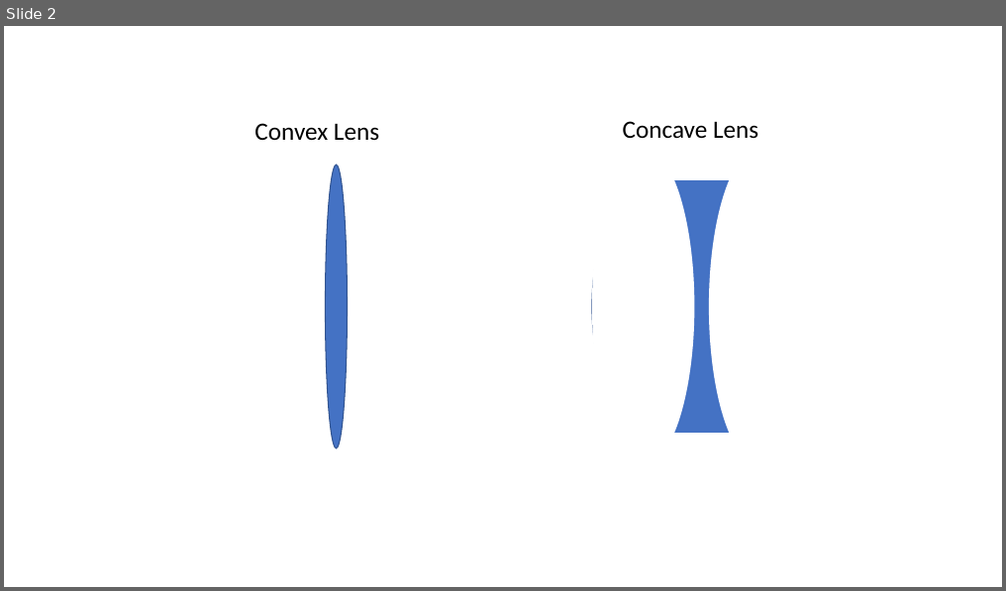
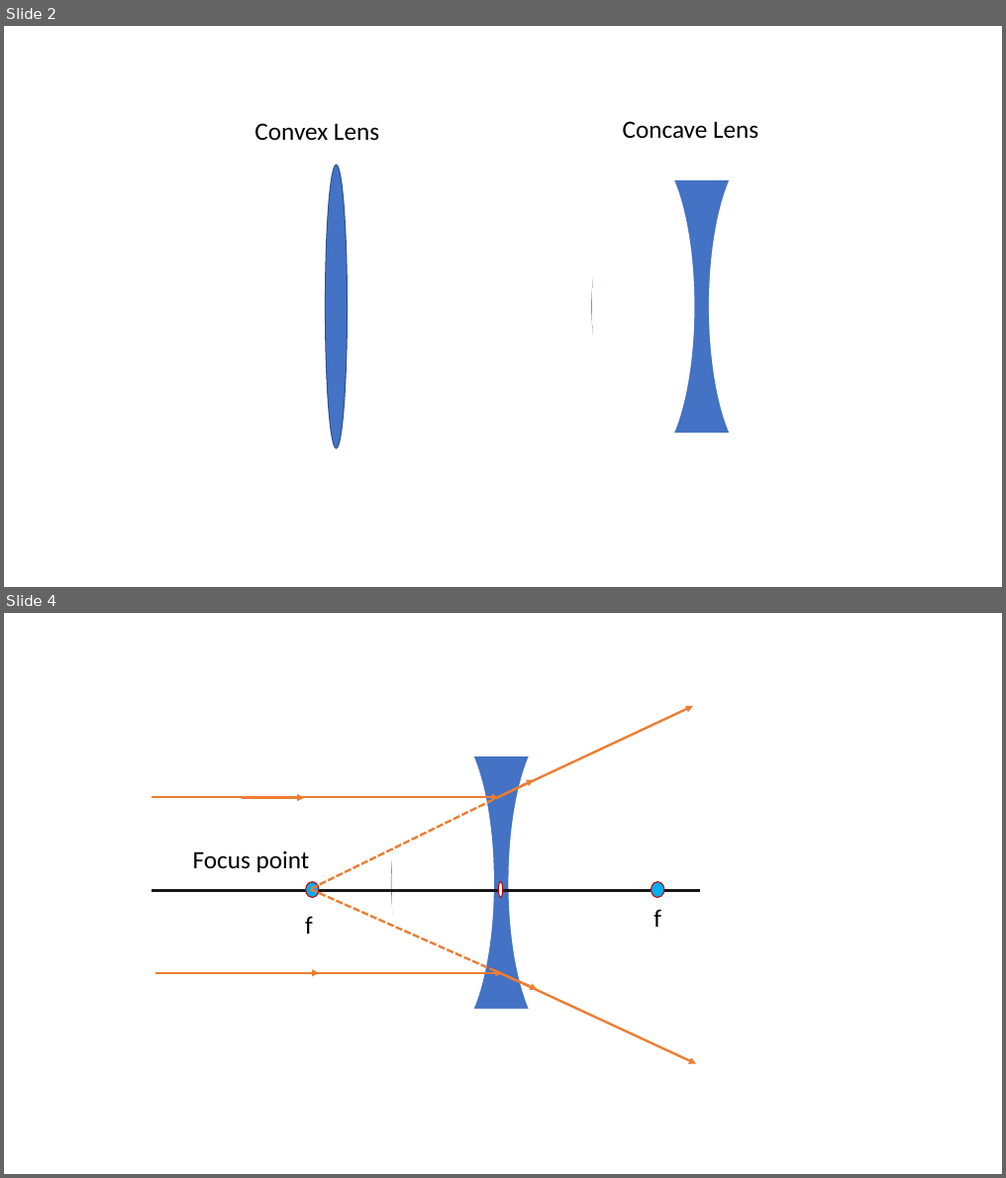
Before and after one commit to Physicspros/nucatom.gihub.io, a slide deck: science/lenses/l.pptx. Shown one above the other, each under a label of ours: slide 2 before the commit, slides 2 and 4 after it; the slides between them are not shown. The pictures are 1006x591 and 1006x1178 pixels, drawn with LibreOffice and Linux fonts; fonts in the diff are those of the drawing. Boxes give left, top, right and bottom in pixels: in the first picture for what was removed or moved away, otherwise in the second. Text is boxed around its words. In the diff, an @@ line names an element or a change of style, - is before the commit and + after.

```diff
--- a/science/lenses/l.pptx
+++ b/science/lenses/l.pptx
@@ slide 4 added at (4, 613, 1002, 1174), background #FFFFFF @@
@@ group added at (152, 645, 700, 1121): 6 ellipses, 6 arrows, 2 rectangles, 2 texts, 1 line @@
+f
+f
@@ text added at (193, 851, 310, 872), 24 pt, text #000000 @@
+Focus point
@@ arrow added from (311, 889) to (537, 989), #ED7D31 2.25 pt dashed @@
@@ arrow added from (502, 973) to (696, 1064), #ED7D31 2.25 pt @@
```
Also in this commit, not shown: 1 slide changed, 1 other slide added, 9 other files.
